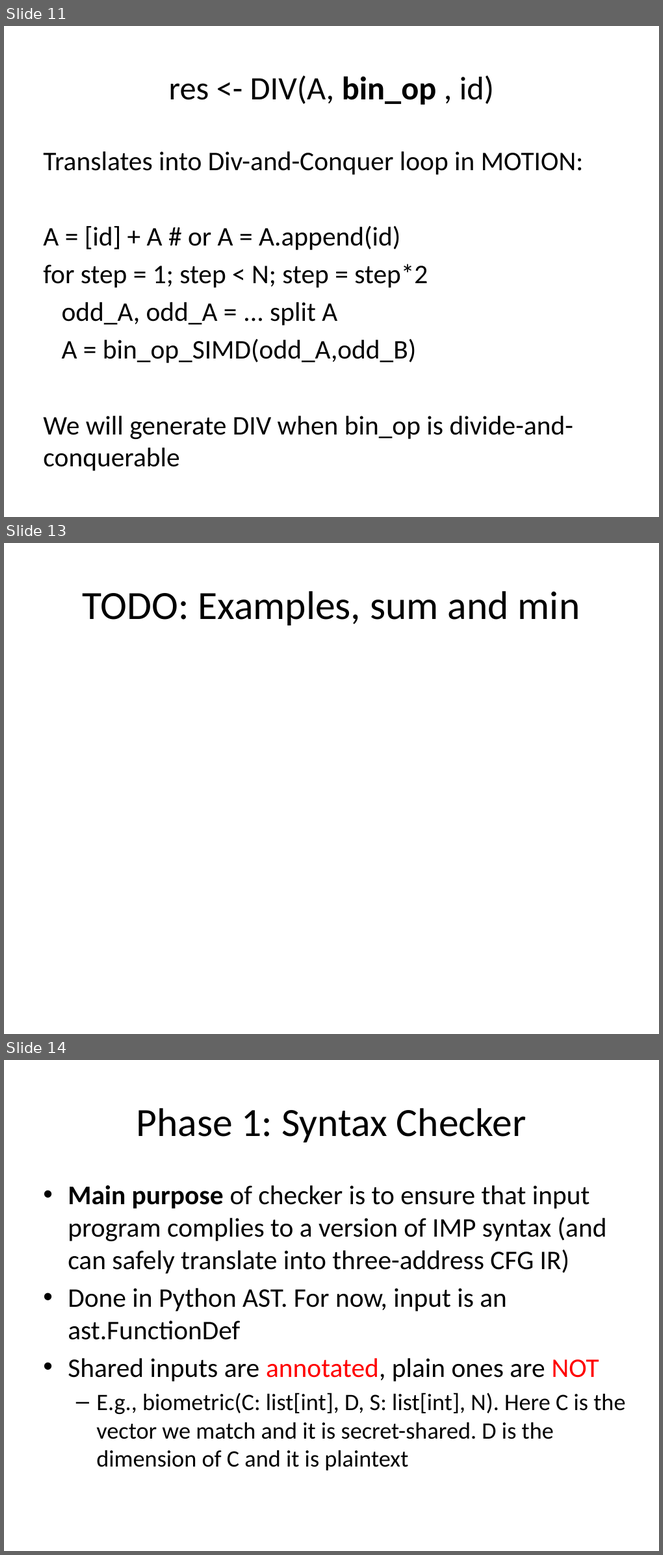
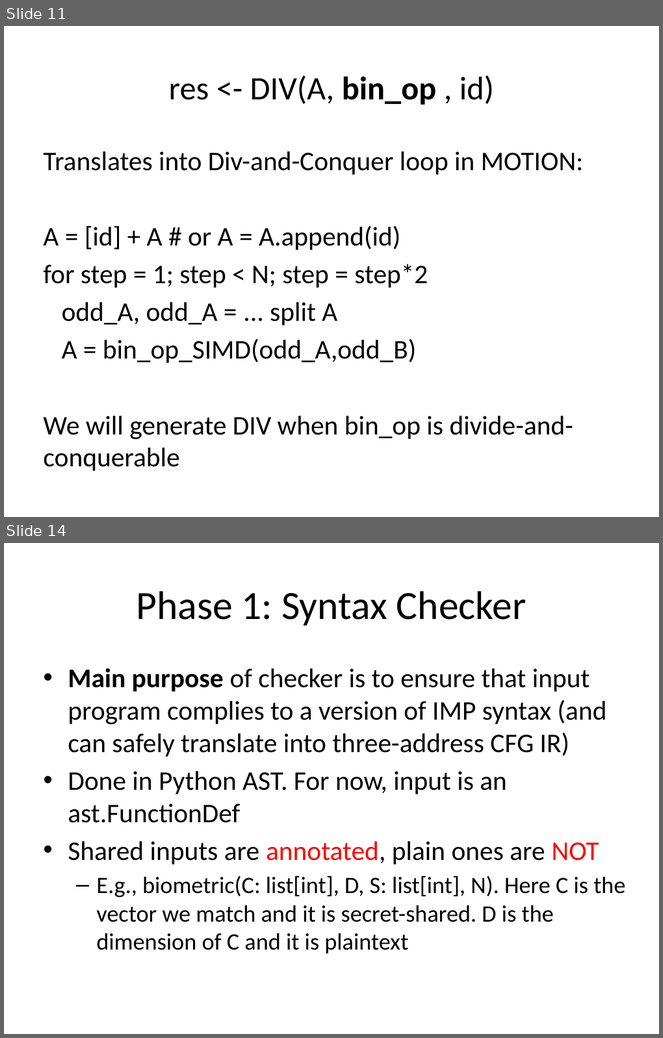
Before and after one commit to milana2/ParallelizationForMPC, a slide deck: MPC_Compiler_Misc_Notes.pptx. Shown one above the other, each under a label of ours: slides 11, 13 and 14 before the commit, slides 11 and 14 after it; the slides between them are not shown. The pictures are 663x1555 and 663x1038 pixels, drawn with LibreOffice and Linux fonts; fonts in the diff are those of the drawing. Boxes give left, top, right and bottom in pixels: in the first picture for what was removed or moved away, otherwise in the second. Text is boxed around its words. In the diff, an @@ line names an element or a change of style, - is before the commit and + after.

```diff
--- a/MPC_Compiler_Misc_Notes.pptx
+++ b/MPC_Compiler_Misc_Notes.pptx
@@ slide 13 removed at [4,543,659,1034], background #FFFFFF @@
@@ title removed at [82,591,581,626] @@
-TODO: Examples, sum and min
```
Also in this commit, not shown: 1 slide changed, 1 slide added, 2 other files.
